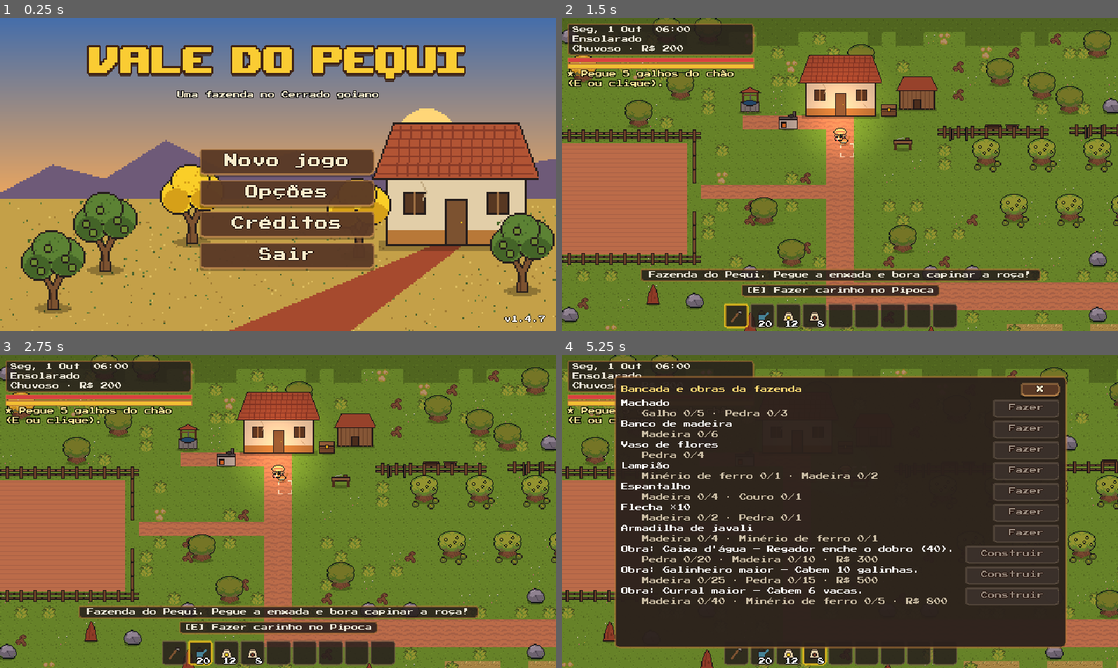
Above: before the commit, frames 1-4 (two rows, left to right).
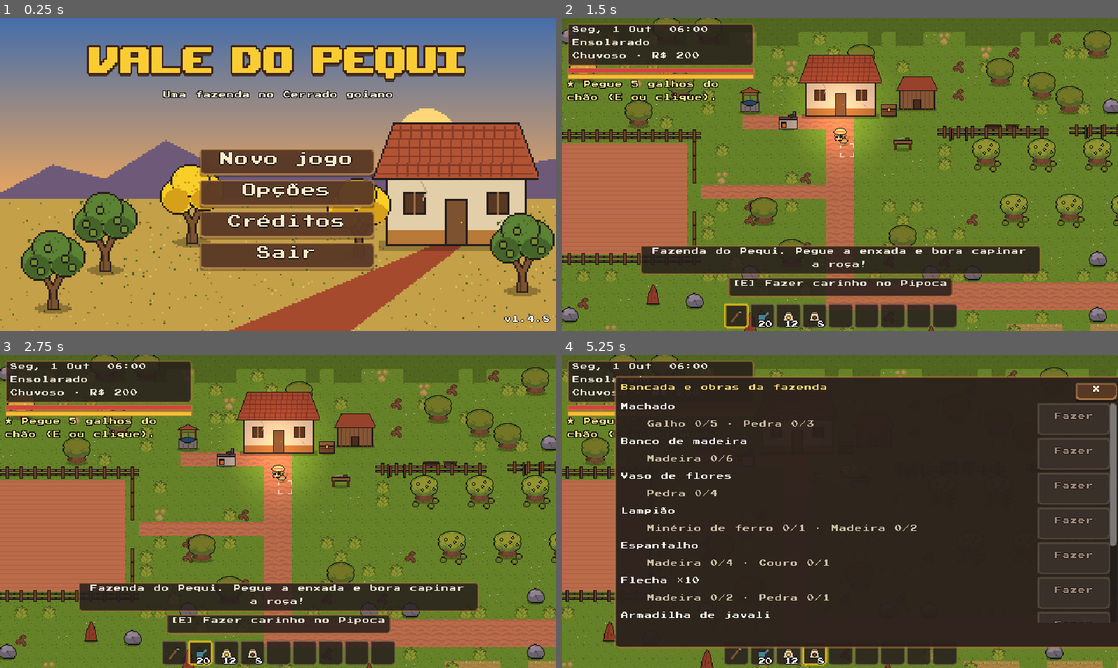
Above: after the commit, the same moments.

Repository: Carttocci/vale-do-pequi
Game: Godot game, scene res://scenes/title/title.tscn
Two runs of this game, one before a commit and one after it. Both use one fixed random seed, a clock stepped at 60 frames per second and the inputs below.
Inputs (mouse positions are in pixels of both pictures, inside the frame that each line leads up to):
- Up to frame 1 (0.25 s): no input
- Up to frame 2 (1.5 s): click "Novo jogo" at 0.5 s; click (734, 315) at 1.27 s
- Up to frame 3 (2.75 s): click "20" at 2 s
- Up to frame 4 (5.25 s): click "12" at 2.75 s; click "8" at 3.5 s; tap Enter at 4.25 s; move the mouse to (962, 495) at 4.27 s; hold D (move_right) 4.28-5 s; hold Q (eat) 4.28-5 s; click (962, 495) at 4.42 s; drag from (728, 527) to (851, 452) at 5.02 s

The runs differ from the first frame. In frame 1, 2.4% of the frame differs, in the area x 29-99%, y 23-98%; in frame 2, 12%; in frame 3, 12%; in frame 4, 17%, in the area x 0-100%, y 2-94%.

Commit message:
Espaço entre letras/linhas e meses com os dias oficiais; versão 1.4.8

Diff:
--- /dev/null
+++ b/assets/ui/fonte_texto.tres
@@ -0,0 +1,9 @@
+[gd_resource type="FontVariation" load_steps=2 format=3]
+
+[ext_resource type="FontFile" path="res://assets/fonts/PressStart2P.ttf" id="1"]
+
+[resource]
+base_font = ExtResource("1")
+spacing_glyph = 1
+spacing_space = 2
+spacing_bottom = 4
--- a/assets/ui/tema.tres
+++ b/assets/ui/tema.tres
@@ -1,6 +1,6 @@
 [gd_resource type="Theme" load_steps=8 format=3]
 
-[ext_resource type="FontFile" path="res://assets/fonts/PressStart2P.ttf" id="1"]
+[ext_resource type="FontVariation" path="res://assets/ui/fonte_texto.tres" id="1"]
 
 [sub_resource type="StyleBoxFlat" id="btn_normal"]
 content_margin_left = 10.0
--- a/project.godot
+++ b/project.godot
@@ -7,7 +7,7 @@
 
 config/name="Vale do Pequi"
 config/description="Simulação de vida rural e Action RPG no Cerrado goiano."
-config/version="1.4.7"
+config/version="1.4.8"
 run/main_scene="res://scenes/title/title.tscn"
 config/features=PackedStringArray("4.3", "GL Compatibility")
 boot_splash/bg_color=Color(0.15, 0.12, 0.11, 1)
--- a/scripts/core/calendar.gd
+++ b/scripts/core/calendar.gd
@@ -2,12 +2,13 @@
 extends RefCounted
 ## Calendário do Vale do Pequi (só funções; o estado é o dia em GameState).
 ##
-## Ano de 12 meses com os nomes reais, cada mês com DAYS_PER_MONTH dias.
+## Ano de verdade: 12 meses com os dias oficiais (fevereiro com 28), 365 dias.
 ## O jogo começa em 1º de outubro: começo das chuvas e da safra do pequi.
 ## Clima do Cerrado (GDD §11):
 ##   período chuvoso = outubro a abril · período seco = maio a setembro.
 
-const DAYS_PER_MONTH := 10
+const MONTH_DAYS := [31, 28, 31, 30, 31, 30, 31, 31, 30, 31, 30, 31]
+const DAYS_PER_YEAR := 365
 const START_MONTH := 9  # 0 = janeiro → 9 = outubro
 const MONTHS := ["Jan", "Fev", "Mar", "Abr", "Mai", "Jun", "Jul", "Ago", "Set", "Out", "Nov", "Dez"]
 const MONTHS_FULL := ["janeiro", "fevereiro", "março", "abril", "maio", "junho", "julho",
@@ -21,16 +22,42 @@
 const PERIOD_DRY := &"seco"
 
 
+## [ano (1...), mês (0 = jan), dia do mês (1...)] do dia do jogo `day` (1 = 1º de outubro do ano 1).
+## O ano do jogo vira em outubro (começo das chuvas).
+static func _split(day: int) -> Array:
+    var d := maxi(day, 1) - 1
+    var y := d / DAYS_PER_YEAR
+    d = d % DAYS_PER_YEAR
+    var m := START_MONTH
+    while d >= int(MONTH_DAYS[m]):
+        d -= int(MONTH_DAYS[m])
+        m = (m + 1) % 12
+    # ano conta a partir de janeiro, como antes: out-dez são do ano 1, jan em diante é ano 2
+    var yr := 1 + y + (1 if m < START_MONTH else 0)
+    return [yr, m, d + 1]
+
+
 static func month_index(day: int) -> int:
-    return (START_MONTH + (day - 1) / DAYS_PER_MONTH) % 12
+    return int(_split(day)[1])
 
 
 static func day_of_month(day: int) -> int:
-    return (day - 1) % DAYS_PER_MONTH + 1
+    return int(_split(day)[2])
 
 
 static func year(day: int) -> int:
-    return 1 + (START_MONTH + (day - 1) / DAYS_PER_MONTH) / 12
+    return int(_split(day)[0])
+
+
+## Dia do jogo para `dom` de `month` (0 = jan) no ano do jogo `yr` (como year()).
+static func day_of(month: int, dom: int, yr: int = 1) -> int:
+    var cycle := yr - 1 - (1 if month < START_MONTH else 0)
+    var d := cycle * DAYS_PER_YEAR
+    var m := START_MONTH
+    while m != month:
+        d += int(MONTH_DAYS[m])
+        m = (m + 1) % 12
+    return d + dom
 
 
 static func weekday(day: int) -> String:
--- a/scripts/core/settings.gd
+++ b/scripts/core/settings.gd
@@ -30,7 +30,7 @@
 ## Texto de destaque menor (botões do menu, nome do chefe, cabeçalho): a fonte
 ## do jogo no dobro do tamanho (16), sempre nítida.
 func big_font(c: Control) -> void:
-    c.add_theme_font_override("font", preload("res://assets/fonts/PressStart2P.ttf"))
+    c.add_theme_font_override("font", preload("res://assets/ui/fonte_texto.tres"))
     c.add_theme_font_size_override("font_size", 16)
 
 
--- a/scripts/events/festivals.gd
+++ b/scripts/events/festivals.gd
@@ -9,9 +9,9 @@
         "desc": "Concurso do pequi e barraca de arroz com pequi na praça."},
     &"folia_reis": {"name": "Folia de Reis", "month": 0, "day": 6,
         "desc": "Os foliões passam com a bandeira cantando e abençoando as casas."},
-    &"cavalhadas": {"name": "Cavalhadas", "month": 4, "day": 8,
+    &"cavalhadas": {"name": "Cavalhadas", "month": 4, "day": 24,
         "desc": "Mouros e cristãos se enfrentam a cavalo; os mascarados fazem a festa."},
-    &"festa_junina": {"name": "Festa Junina", "month": 5, "day": 9,
+    &"festa_junina": {"name": "Festa Junina", "month": 5, "day": 24,
         "desc": "Fogueira, quadrilha, pescaria e comida de milho."},
 }
 
@@ -28,7 +28,7 @@
 
 ## Dia do jogo da próxima festa a partir de `day` (inclusive) e qual é.
 static func next(day: int) -> Dictionary:
-    for d in range(day, day + Calendar.DAYS_PER_MONTH * 12 + 1):
+    for d in range(day, day + Calendar.DAYS_PER_YEAR + 1):
         var f := today(d)
         if f != &"":
             return {"id": f, "day": d}
--- a/tests/test_runner.gd
+++ b/tests/test_runner.gd
@@ -856,12 +856,19 @@
     print("[Fase 3: calendário]")
     check(Calendar.format_date(1) == "Seg, 1 Out", "dia 1 = Seg, 1 Out")
     check(Calendar.period(1) == Calendar.PERIOD_RAINY, "outubro é período chuvoso")
-    check(Calendar.format_date(11) == "Qui, 1 Nov", "dia 11 = 1 Nov")
-    check(Calendar.month_index(31) == 0 and Calendar.year(31) == 2, "dia 31 = janeiro do ano 2")
-    check(Calendar.month_index(70) == 3 and Calendar.period(70) == Calendar.PERIOD_RAINY, "abril ainda é chuvoso")
-    check(Calendar.month_index(71) == 4 and Calendar.period(71) == Calendar.PERIOD_DRY, "maio começa o período seco")
-    check(Calendar.period(120) == Calendar.PERIOD_DRY and Calendar.period(121) == Calendar.PERIOD_RAINY, "outubro do ano 2 volta a chover")
-    check(Calendar.is_pequi_season(1) and Calendar.is_pequi_season(40) and not Calendar.is_pequi_season(41), "safra do pequi: outubro a janeiro")
+    check(Calendar.format_date(31).ends_with("31 Out") and Calendar.format_date(32).ends_with(" 1 Nov"), "outubro tem 31 dias")
+    check(Calendar.month_index(93) == 0 and Calendar.day_of_month(93) == 1 and Calendar.year(93) == 2, "dia 93 = 1º de janeiro do ano 2")
+    var feb := Calendar.day_of(1, 28, 2)
+    check(Calendar.format_date(feb).ends_with("28 Fev") and Calendar.month_index(feb + 1) == 2, "fevereiro tem 28 dias")
+    var abr30 := Calendar.day_of(3, 30, 2)
+    check(Calendar.day_of_month(abr30) == 30 and Calendar.period(abr30) == Calendar.PERIOD_RAINY, "30 de abril ainda é chuvoso")
+    check(Calendar.month_index(abr30 + 1) == 4 and Calendar.period(abr30 + 1) == Calendar.PERIOD_DRY, "maio começa o período seco")
+    check(Calendar.period(365) == Calendar.PERIOD_DRY and Calendar.period(366) == Calendar.PERIOD_RAINY, "ano tem 365 dias; outubro volta a chover")
+    var jan31 := Calendar.day_of(0, 31, 2)
+    check(Calendar.is_pequi_season(1) and Calendar.is_pequi_season(jan31) and not Calendar.is_pequi_season(jan31 + 1), "safra do pequi: outubro a janeiro")
+    for d in [1, 50, 93, 200, 365, 366, 800]:
+        if Calendar.day_of(Calendar.month_index(d), Calendar.day_of_month(d), Calendar.year(d)) != d:
+            check(false, "day_of desfaz a data do dia %d" % d)
     check(Calendar.format_time(390) == "06:30" and Calendar.format_time(25 * 60) == "01:00", "formato da hora")
     check(Calendar.format_date_long(1) == "1º de outubro, ano 1", "data por extenso")
 
@@ -911,19 +918,19 @@
     Clock.forced_weather = -1
     var rain_wet := 0
     var rain_dry := 0
-    for d in range(2, 72):          # out a abr (chuvoso)
+    var maio := Calendar.day_of(4, 1, 2)
+    for d in range(2, maio):        # out a abr (chuvoso)
         if Clock.roll_weather(d) in [Clock.Weather.CHUVA, Clock.Weather.TEMPESTADE]:
             rain_wet += 1
-    for year in 3:                  # mai a set (seco) de 3 anos
-        for d in range(71 + year * 120, 121 + year * 120):
-            if Clock.roll_weather(d) in [Clock.Weather.CHUVA, Clock.Weather.TEMPESTADE]:
-                rain_dry += 1
-    check(rain_wet >= 20, "chuvoso chove bastante (%d de 70 dias)" % rain_wet)
-    check(rain_dry <= 12, "seco quase não chove (%d de 150 dias)" % rain_dry)
+    for d in range(maio, 366):      # mai a set (seco)
+        if Clock.roll_weather(d) in [Clock.Weather.CHUVA, Clock.Weather.TEMPESTADE]:
+            rain_dry += 1
+    check(rain_wet >= 60, "chuvoso chove bastante (%d de %d dias)" % [rain_wet, maio - 2])
+    check(rain_dry <= 15, "seco quase não chove (%d de %d dias)" % [rain_dry, 366 - maio])
     check(Clock.roll_weather(1) == Clock.Weather.ENSOLARADO, "primeiro dia sempre ensolarado")
     check(Clock.roll_weather(17) == Clock.roll_weather(17), "mesmo save, mesmo clima no mesmo dia")
     var seco_tipos := {}
-    for d in range(71, 121):
+    for d in range(Calendar.day_of(4, 1, 2), 366):
         seco_tipos[Clock.roll_weather(d)] = true
     check(seco_tipos.has(Clock.Weather.NEBLINA) or seco_tipos.has(Clock.Weather.VENTANIA), "seco tem neblina/ventania")
     Clock.forced_weather = saved_force
@@ -952,7 +959,7 @@
     f.till(cell2)
     f.plant(cell2, &"feijao")
     _messages.clear()
-    jump_to_day(71)
+    jump_to_day(Calendar.day_of(4, 1, 2))
     check(Calendar.period(GameState.day) == Calendar.PERIOD_DRY, "chegou maio (seco)")
     check(f.get_crop_id(cell) == &"", "milho morre no período seco")
     check(f.get_crop_id(cell2) == &"feijao", "feijão aguenta o seco")
@@ -975,14 +982,14 @@
 func _test_pequi_season() -> void:
     print("[Fase 3: safra do pequi]")
     var tree := node("Farm/Entities/Pequizeiro4") as Pequizeiro
-    jump_to_day(80)  # maio/junho
+    jump_to_day(Calendar.day_of(5, 10, 2))  # junho
     check(tree.get_available() == 0, "fora da safra não cai pequi")
     await place_player(tree.global_position + Vector2(0, 18))
     _player.face(4)
     GameState.select_slot(8)
     await frames(3)
     check(_prompts[-1] == "Pé de pequi (fora da safra)", "dica 'fora da safra'")
-    jump_to_day(121)  # outubro do ano 2
+    jump_to_day(366)  # outubro do ano 2
     check(tree.get_available() == tree.fruits_on_ground, "em outubro volta a cair pequi")
 
 
@@ -2275,18 +2282,19 @@
 
 func _test_festivals() -> void:
     print("[Fase 8: festas]")
-    check(Festivals.today(25) == &"festa_pequi" and Festivals.today(36) == &"folia_reis"
-        and Festivals.today(78) == &"cavalhadas" and Festivals.today(89) == &"festa_junina", "4 festas no calendário")
-    check(Festivals.today(145) == &"festa_pequi", "repetem todo ano")
-    check(Festivals.next(1).day == 25, "próxima festa a partir do dia 1: Festa do Pequi (5 de dezembro)")
+    check(Festivals.today(Calendar.day_of(11, 5)) == &"festa_pequi" and Festivals.today(Calendar.day_of(0, 6, 2)) == &"folia_reis"
+        and Festivals.today(Calendar.day_of(4, 24, 2)) == &"cavalhadas" and Festivals.today(Calendar.day_of(5, 24, 2)) == &"festa_junina",
+        "4 festas no calendário (5/dez, 6/jan, 24/mai, 24/jun)")
+    check(Festivals.today(Calendar.day_of(11, 5) + 365) == &"festa_pequi", "repetem todo ano")
+    check(Festivals.next(1).day == Calendar.day_of(11, 5), "próxima festa a partir do dia 1: Festa do Pequi (5 de dezembro)")
     var v := vila() as VilaLevel
     _main.change_region_now(&"vila")
-    jump_to_day(24)
+    jump_to_day(Calendar.day_of(11, 5) - 1)
     check(v.festa_root == null, "dia comum: praça sem festa")
-    jump_to_day(25)
+    jump_to_day(Calendar.day_of(11, 5))
     check(_messages.any(func(m: String) -> bool: return m.contains("Festa do Pequi na praça")), "aviso de festa de manhã")
-    check(v.festa_root != null and v.festival == &"festa_pequi", "dia 25: praça enfeitada")
-    set_time(25, 10 * 60)
+    check(v.festa_root != null and v.festival == &"festa_pequi", "5 de dezembro: praça enfeitada")
+    set_time(Calendar.day_of(11, 5), 10 * 60)
     var helena := npc("helena")
     helena.snap_to_schedule()
     check(helena.is_at_marker(&"festa_1") and not helena.is_shop_open(), "moradores vão para a festa (loja fechada)")
@@ -2303,20 +2311,20 @@
     GameState.add_item(&"pequi", 10)
     v.concurso_pequi()
     check(GameState.get_item_count(&"trofeu_pequi") == 1, "concurso uma vez por ano")
-    jump_to_day(36)
+    jump_to_day(Calendar.day_of(0, 6, 2))
     check(v.festival == &"folia_reis", "6 de janeiro: Folia de Reis")
     GameState.inventory.clear()
     v.receber_folia()
-    check(not GameState.has_flag(StringName("festa_folia_reis_ano%d" % Calendar.year(36))), "folia pede comida")
+    check(not GameState.has_flag(StringName("festa_folia_reis_ano%d" % Calendar.year(Calendar.day_of(0, 6, 2)))), "folia pede comida")
     GameState.add_item(&"pamonha", 1)
     v.receber_folia()
     dlg.close()
     check(GameState.get_item_count(&"pamonha") == 0 and GameState.buff == &"folego", "prato para a folia: bênção (fôlego)")
-    jump_to_day(78)
+    jump_to_day(Calendar.day_of(4, 24, 2))
     v.assistir_cavalhadas()
     dlg.close()
-    check(v.festival == &"cavalhadas" and GameState.has_flag(StringName("festa_cavalhadas_ano%d" % Calendar.year(78))), "Cavalhadas assistidas")
-    jump_to_day(89)
+    check(v.festival == &"cavalhadas" and GameState.has_flag(StringName("festa_cavalhadas_ano%d" % Calendar.year(Calendar.day_of(4, 24, 2)))), "Cavalhadas assistidas")
+    jump_to_day(Calendar.day_of(5, 24, 2))
     check(v.festival == &"festa_junina" and v.festa_root.get_child_count() >= 4, "Festa Junina: fogueira e pescaria")
     GameState.money = 5
     check(v.pescaria() == null and GameState.money == 5, "pescaria custa R$ 10")
@@ -2325,8 +2333,8 @@
     check(GameState.money == 90, "pagou a pescaria")
     v.dancar_quadrilha()
     dlg.close()
-    check(GameState.has_flag(StringName("festa_festa_junina_ano%d" % Calendar.year(89))), "dançou a quadrilha")
-    jump_to_day(90)
+    check(GameState.has_flag(StringName("festa_festa_junina_ano%d" % Calendar.year(Calendar.day_of(5, 24, 2)))), "dançou a quadrilha")
+    jump_to_day(Calendar.day_of(5, 25, 2))
     check(v.festa_root == null, "no dia seguinte a praça volta ao normal")
 
 
@@ -2481,7 +2489,7 @@
     _main.change_region_now(&"mina")
     check(Audio.current_track == &"mina", "na mina: música da mina")
     _main.change_region_now(&"vila")
-    set_time(25, 10 * 60)
+    set_time(Calendar.day_of(11, 5), 10 * 60)
     check(Audio.music_for_context() == &"festa", "dia de festa na vila: forró")
     set_time(3, 10 * 60)
     _main.change_region_now(&"farm")
@@ -2943,7 +2951,7 @@
     # estações: out (chuvas) verde; ago (seca) amarelado, com pétalas de ipê
     set_time(1, 10 * 60)
     check(farm.ground.modulate.g >= farm.ground.modulate.b and farm.ground.modulate.r <= 1.05, "outubro: mato verde")
-    var aug := 1 + 10 * 10  # 1º de agosto
+    var aug := Calendar.day_of(7, 1, 2)  # 1º de agosto
     check(Calendar.month_index(aug) == 7, "dia de agosto")
     set_time(aug, 10 * 60)
     check(farm.ground.modulate.r > 1.1 and farm.ground.modulate.b < 0.8, "agosto: capim amarelado na seca")
--- a/tools/captura/captura_conteudo.gd
+++ b/tools/captura/captura_conteudo.gd
@@ -26,7 +26,7 @@
     await _frames(5)
     _shot("receitas")
     ui.close()
-    GameState.day = 25
+    GameState.day = Calendar.day_of(11, 5)
     Clock.minutes = 11 * 60
     main.change_region_now(&"vila")
     for n in get_tree().get_nodes_in_group("npc"):
@@ -37,7 +37,7 @@
     player.camera.reset_smoothing()
     await _frames(10)
     _shot("festa_pequi")
-    GameState.day = 89
+    GameState.day = Calendar.day_of(5, 24, 2)
     main.get_region(&"vila").refresh_festival()
     Clock.minutes = 19 * 60
     Clock.time_changed.emit(Clock.minutes)
--- a/tools/captura/captura_criacao.gd
+++ b/tools/captura/captura_criacao.gd
@@ -32,7 +32,7 @@
     wfx.refresh()
     await _frames(30)
     _shot("criacao_noite")
-    GameState.day = 1 + 10 * 10
+    GameState.day = Calendar.day_of(7, 1, 2)
     Clock.minutes = 10 * 60
     Clock.time_changed.emit(Clock.minutes)
     wfx.refresh()
Not shown, changed: documentation/changelog.md
